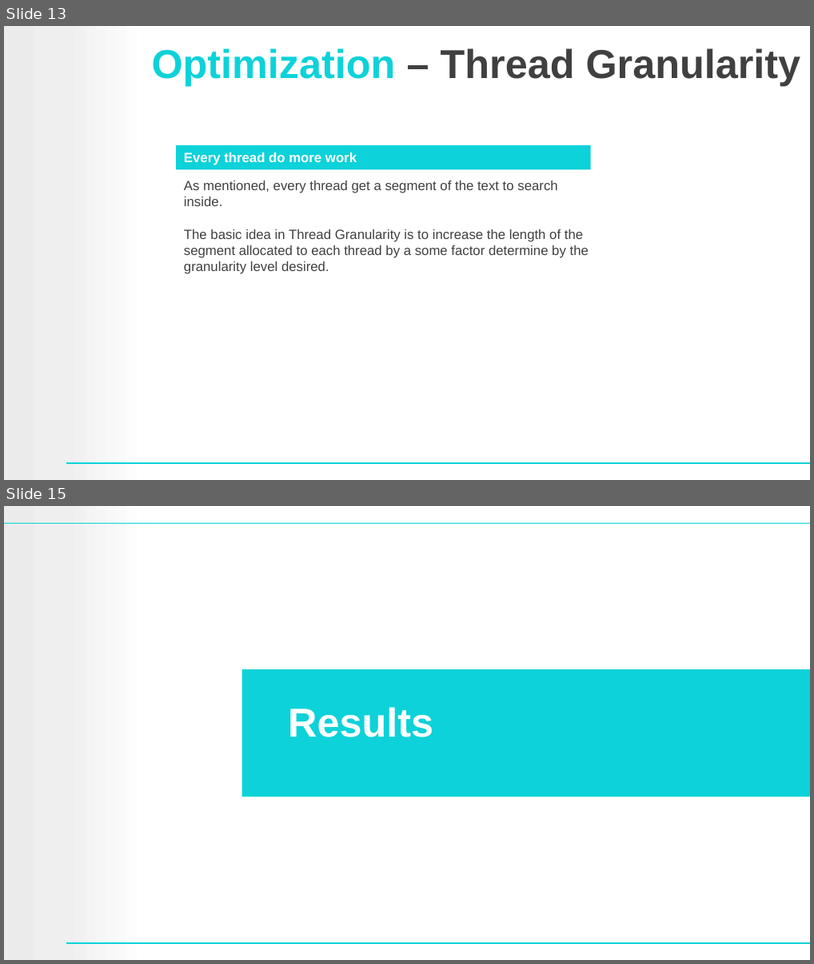
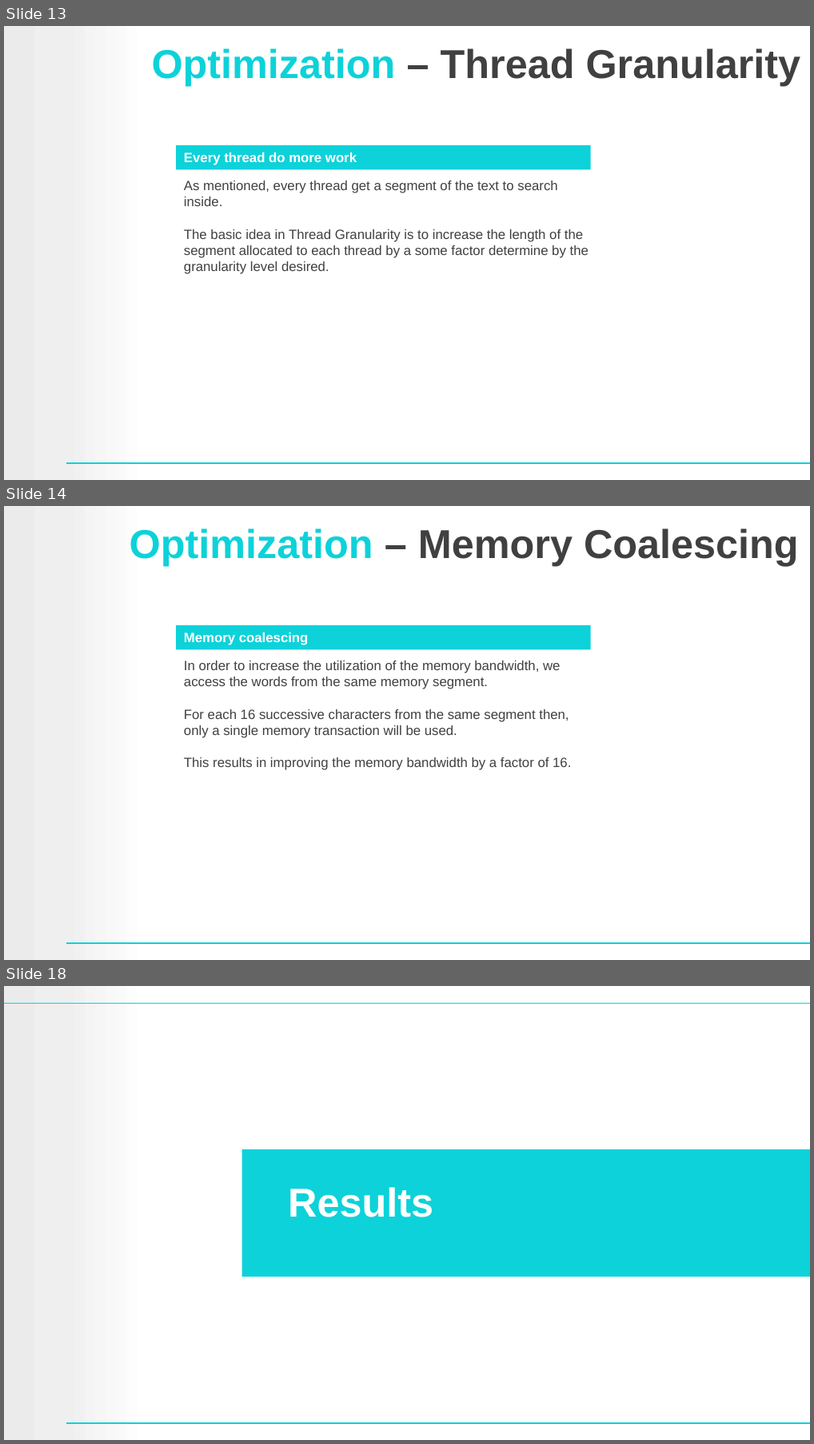
Before and after one commit to raneldan/aho-corasick, a slide deck: Aho-Corasick-Parallel.pptx. Shown one above the other, each under a label of ours: slides 13 and 15 before the commit, slides 13, 14 and 18 after it; the slides between them are not shown. The pictures are 814x964 and 814x1444 pixels, drawn with LibreOffice and Linux fonts; fonts in the diff are those of the drawing; background and template pictures are left out. Boxes give left, top, right and bottom in pixels: in the first picture for what was removed or moved away, otherwise in the second. Text is boxed around its words. In the diff, an @@ line names an element or a change of style, - is before the commit and + after.

Commit message:
added optimizations

```diff
--- a/Aho-Corasick-Parallel.pptx
+++ b/Aho-Corasick-Parallel.pptx
@@ slide 14 added at <box>4,506,810,960</box>, background #FFFFFF; not listed: 2 template elements that a slide beside it also shows @@
@@ title added at <box>130,528,799,566</box>, 36 pt, text #404040, bold @@
+Optimization – Memory Coalescing
@@ rectangle added at <box>176,625,591,649</box>, fill #0DD2D9, 12 pt, text #FFFFFF, bold @@
+Memory coalescing
@@ text added at <box>184,660,571,770</box>, 12 pt, text #404040 @@
+In order to increase the utilization of the memory bandwidth, we access the words from the same memory segment.
+For each 16 successive characters from the same segment then, only a single memory transaction will be used.
+This results in improving the memory bandwidth by a factor of 16.
@@ what was slide 15 is now slide 18 @@
```
Also in this commit, not shown: 2 slides changed, 2 other slides added.
